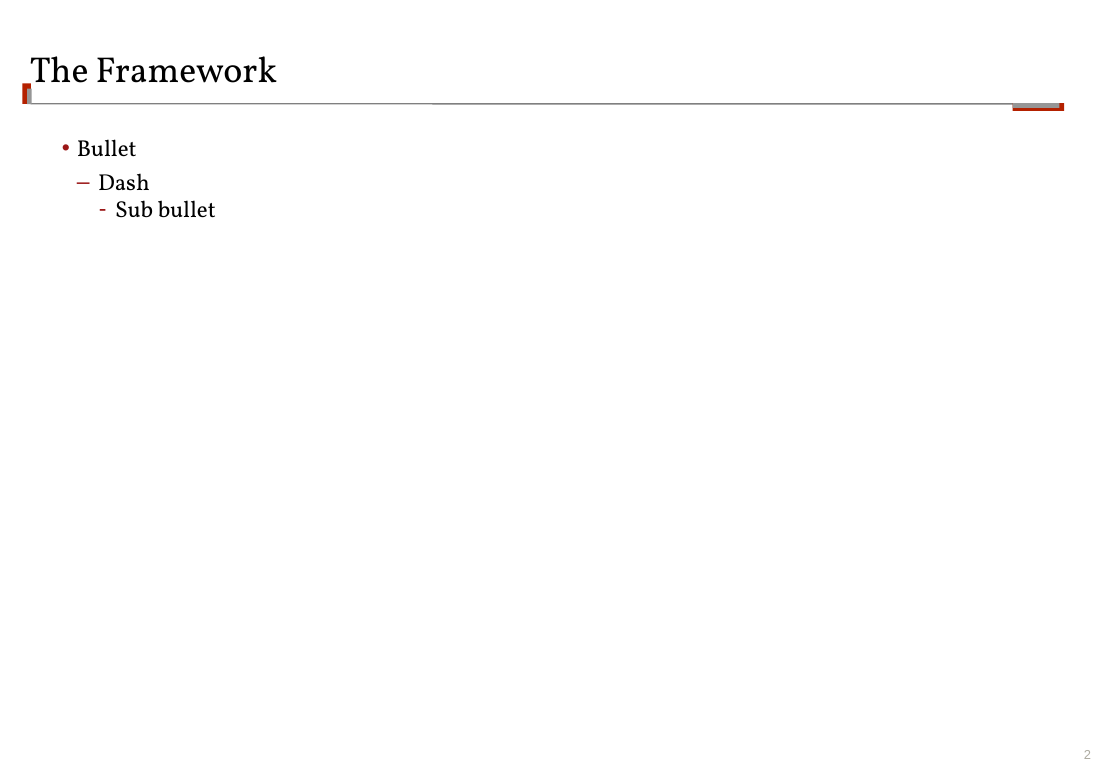
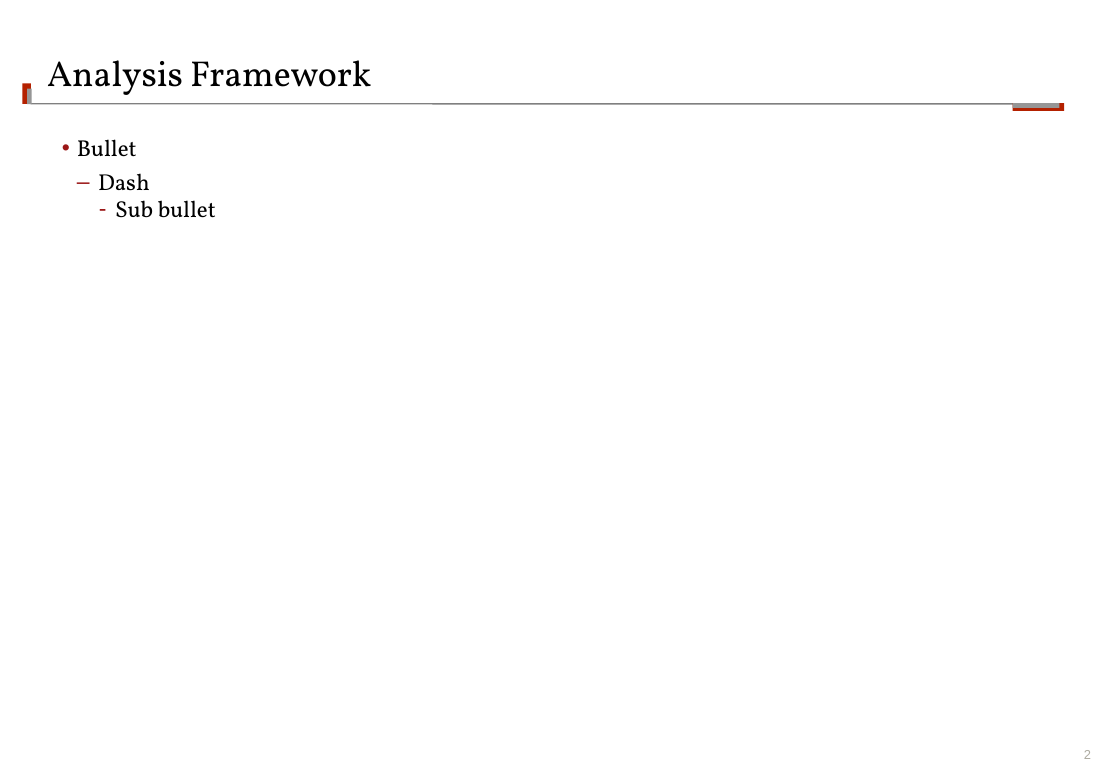
Before and after one commit to KarryRen/Introduction-to-Fintech, a slide deck: slide 2 of Data-Analysis-Project1/Data analysis project 1.pptx. Drawn at 1120x776 pixels with LibreOffice and Linux fonts; fonts in the diff are those of the drawing; background and template pictures are left out. Boxes give left, top, right and bottom in pixels: in the first picture for what was removed or moved away, otherwise in the second. Text is boxed around its words. In the diff, an @@ line names an element or a change of style, - is before the commit and + after.

```diff
--- a/Data-Analysis-Project1/Data analysis project 1.pptx
+++ b/Data-Analysis-Project1/Data analysis project 1.pptx
@@ title at (47, 60, 371, 104): text changed @@
-The Framework
+Analysis Framework
```
Also in this commit, not shown: 1 other slide changed, 2 other files.
